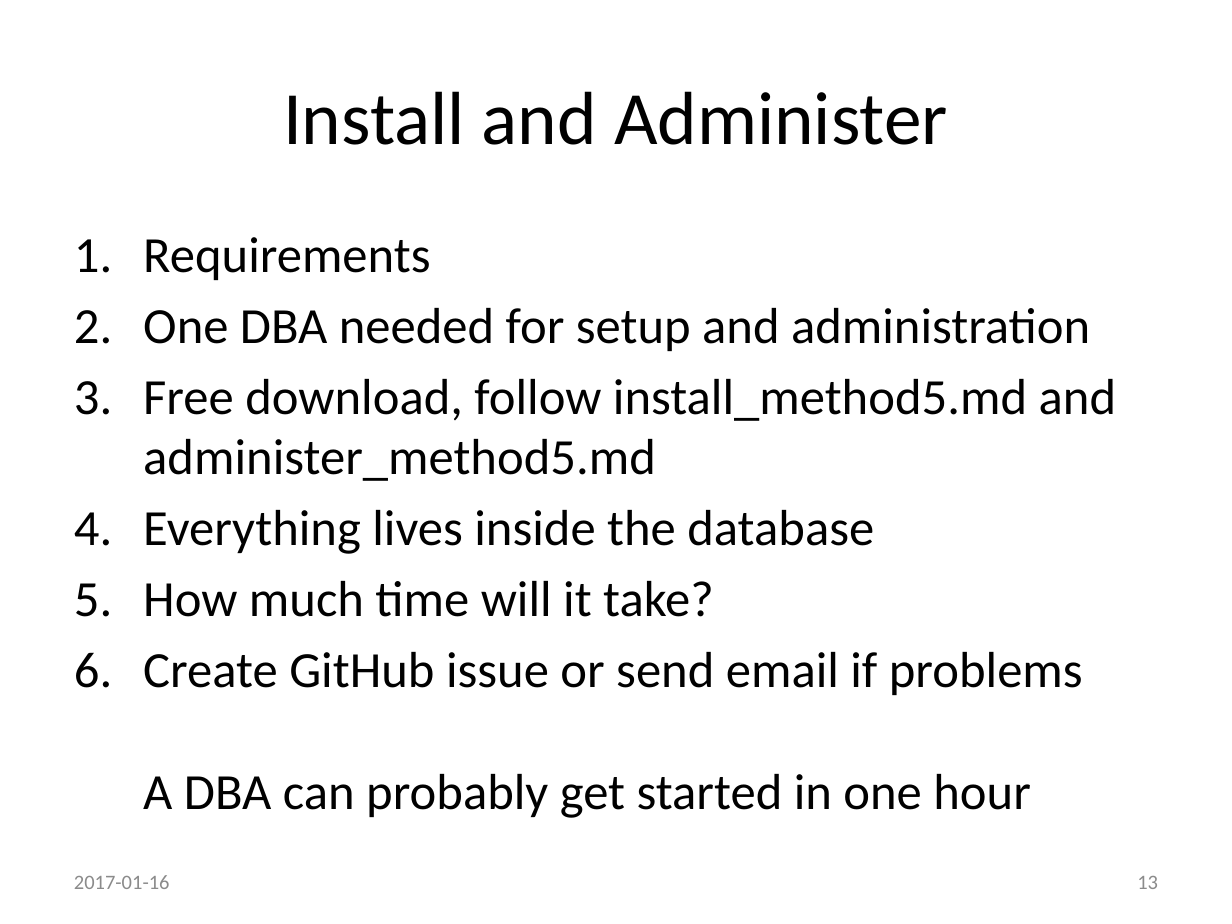
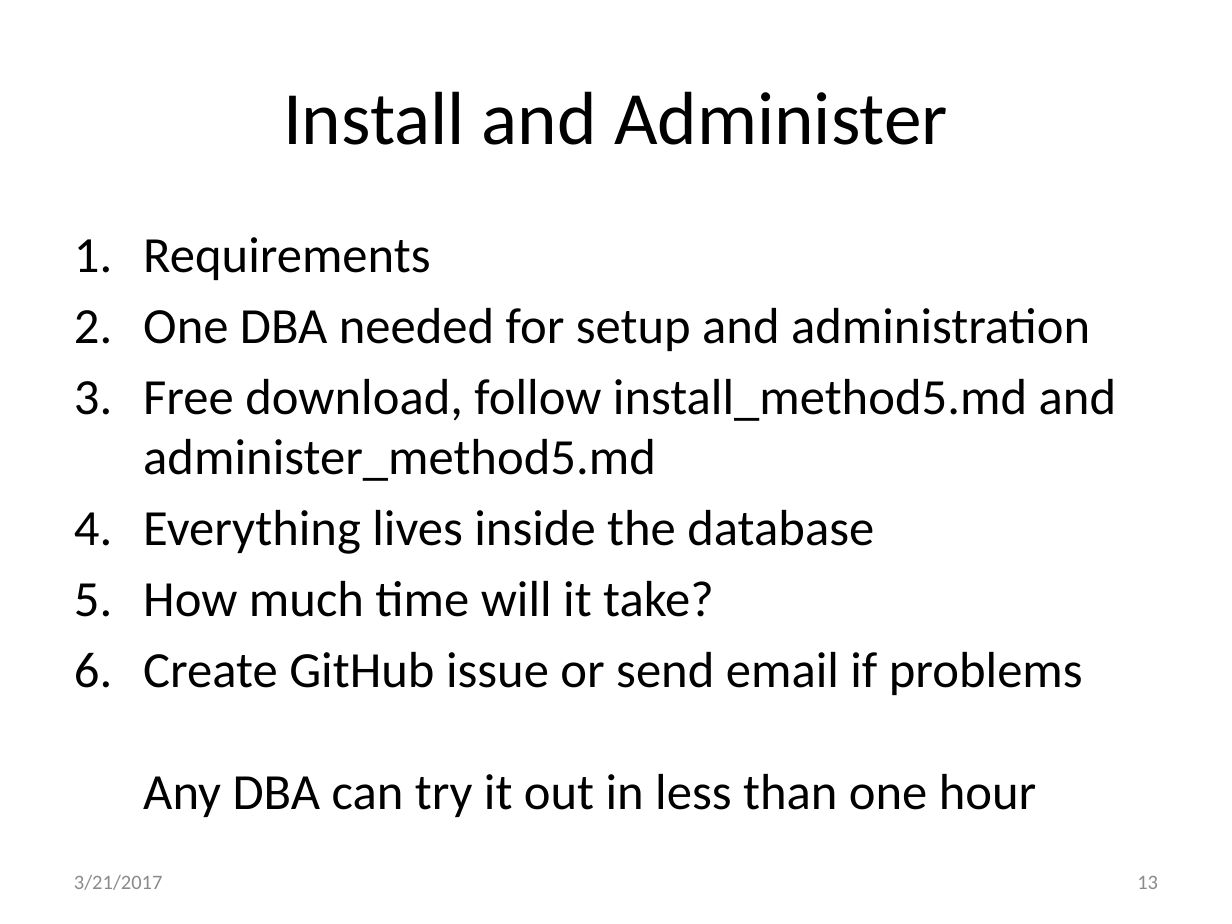
Before and after one commit to method5/method5.github.io, a slide deck: slide 13 of presentations/Method5.pptx. Drawn at 1232x924 pixels with LibreOffice and Linux fonts; fonts in the diff are those of the drawing; background and template pictures are left out. Boxes give left, top, right and bottom in pixels: in the first picture for what was removed or moved away, otherwise in the second. Text is boxed around its words. In the diff, an @@ line names an element or a change of style, - is before the commit and + after.

Commit message:
Added version star, link, and simpler install requirements.

```diff
--- a/presentations/Method5.pptx
+++ b/presentations/Method5.pptx
@@ text at bbox=[143, 652, 1083, 817]: text changed @@
-6. Create GitHub issue or send email if problems
-   A DBA can probably get started in one hour
+6. Create GitHub issue or send email if problems
+   Any DBA can try it out in less than one hour
@@ text at bbox=[74, 875, 163, 890]: text changed @@
-2017-01-16
+3/21/2017
```
Also in this commit, not shown: 15 other slides changed.
